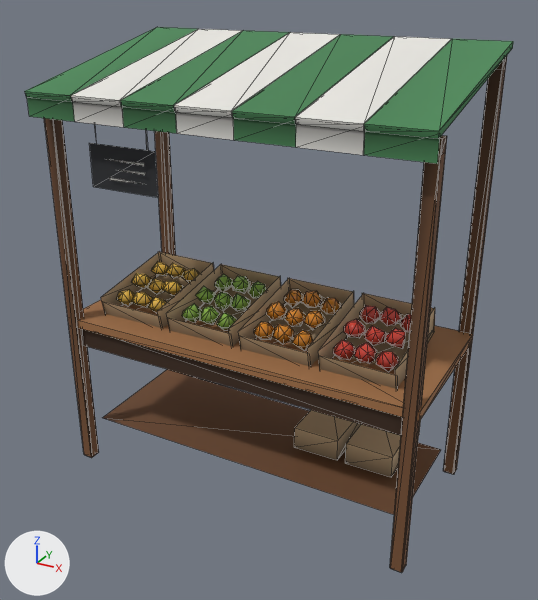
Two versions of the glTF model web/public/assets/models/stalls/marketStall.far.glb, one commit apart.
Rendered twice from a camera (50 mm lens) standing at (1.611, -2.915, 2.41) and looking at (0.035, -0.049, 0.977). The axes (+X, +Y, +Z) are drawn at lower left. The lights are the same throughout. The older version comes first. Mesh edges are drawn as thin lines. Vertices at exactly the same position are counted once.

Script lines for the objects in view, before the commit:
```python
me_marketstall_far = bpy.data.meshes.new('marketStall_far')
me_marketstall_far.from_pydata(...)  # 832 vertices, 1245 faces; spans x -0.92..0.92, y -0.51..0.47, z 0.0..2.15
me_marketstall_far.materials.append(mat_board)
me_marketstall_far.materials.append(mat_timber)
me_marketstall_far.materials.append(mat_awning_green)
me_marketstall_far.materials.append(mat_awning_white)
me_marketstall_far.materials.append(mat_chalk)
me_marketstall_far.materials.append(mat_slate)
me_marketstall_far.materials.append(mat_crate)
me_marketstall_far.materials.append(mat_tomato)
me_marketstall_far.materials.append(mat_orange)
me_marketstall_far.materials.append(mat_apple)
me_marketstall_far.materials.append(mat_lemon)
ob_marketstall_far = bpy.data.objects.new('marketStall_far', me_marketstall_far)
ob_marketstall_far.location = (0.0, 0.0, 0.0)
```
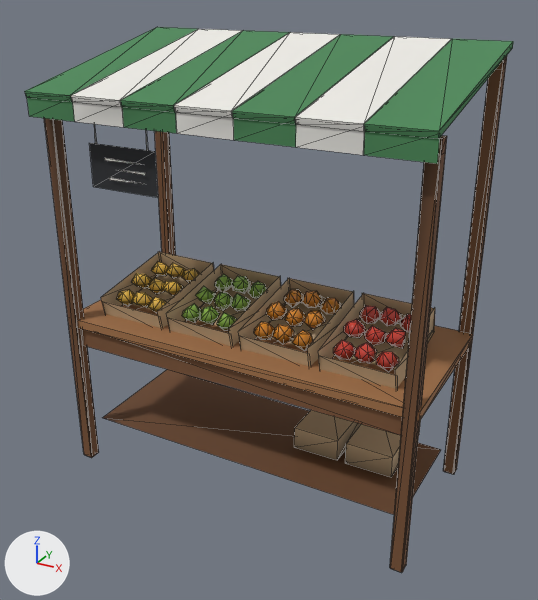
What differs and where, as boxes (x1, y1, x2, y2) in the pictures (538 x 600 px):
part 1 of me_marketstall_far, added: after (104, 158, 144, 165)
part 2 of me_marketstall_far, deleted: before (107, 159, 145, 166)
part 3 of me_marketstall_far, recoloured: (26, 56, 507, 437) in both

The edits, one by one:
me_marketstall_far has 832 vertices, 1245 faces and spans x -0.92..0.92, y -0.51..0.47, z 0.0..2.15.
me_marketstall_far is used by ob_marketstall_far; location (0.0, 0.0, 0.0).
me_marketstall_far part 1: the loose piece of 3 vertices spanning x -0.57..-0.37, y -0.41, z 1.57..1.58 is copied, and the copy is moved by (-0.01, 0.0, 0.08); it spans x -0.59..-0.37, y -0.41, z 1.65..1.67.
me_marketstall_far part 2: the loose piece of 3 vertices spanning x -0.59..-0.37, y -0.41, z 1.65..1.67 is deleted.
me_marketstall_far part 3: 273 kept faces spanning x -0.92..0.92, y -0.51..0.47, z 0.01..2.15 get new vertex colours.
